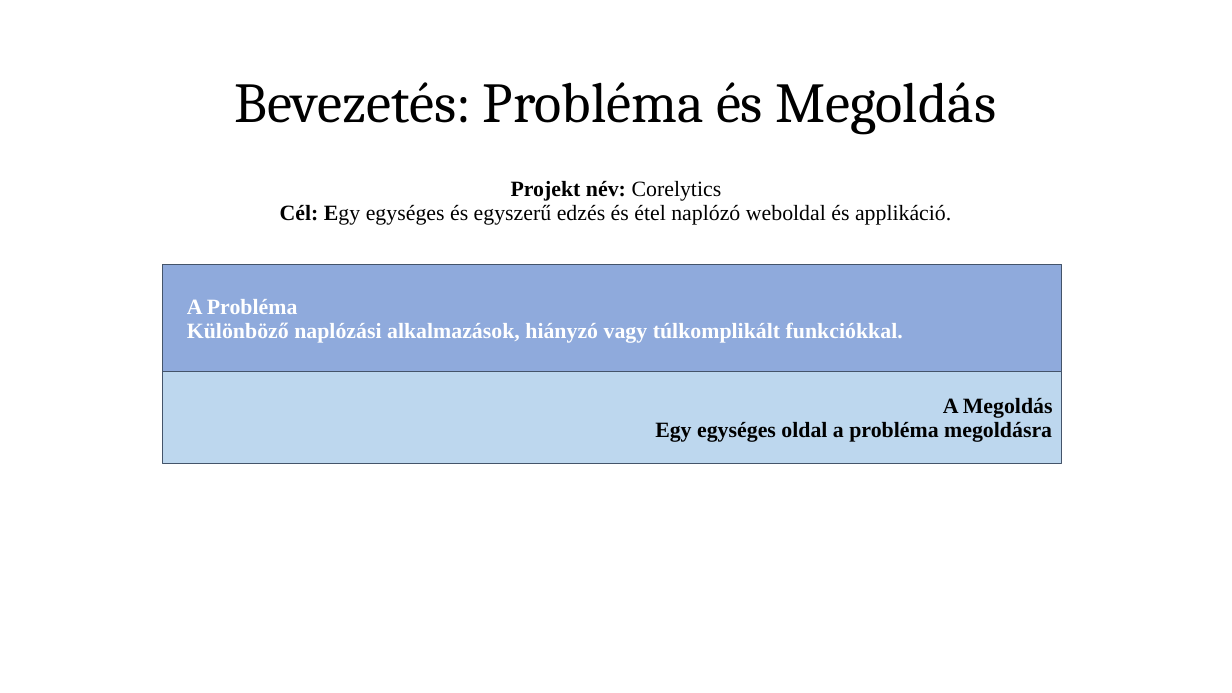
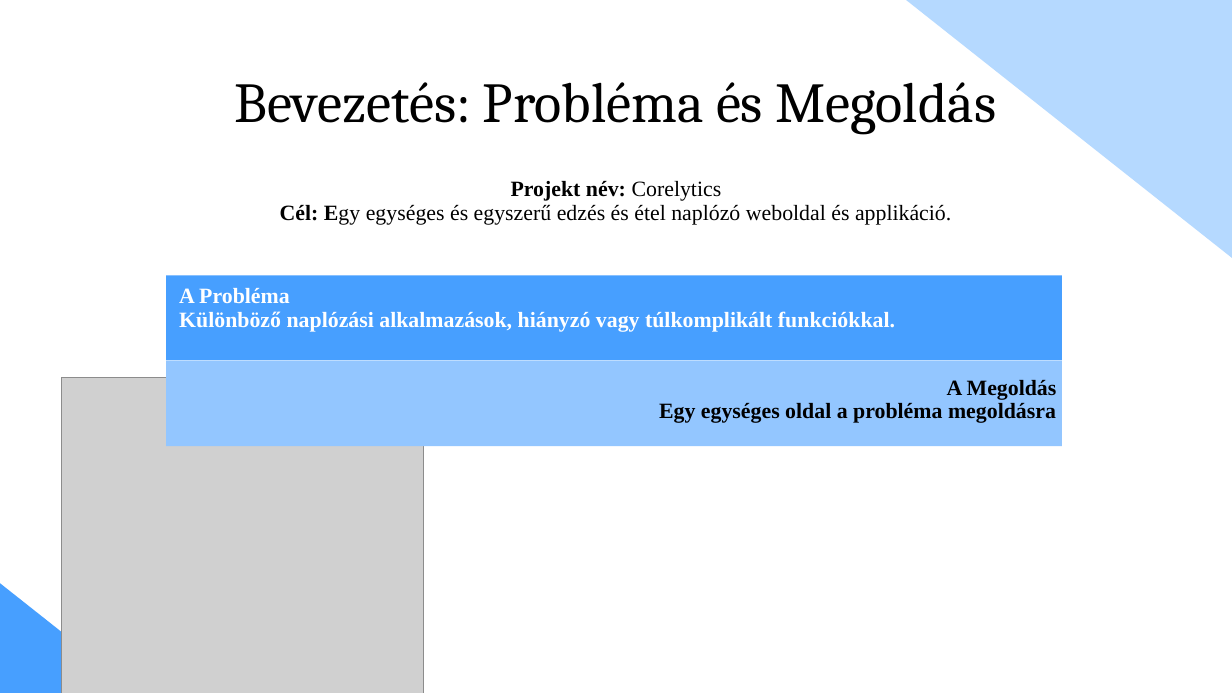
Before and after one commit to tomex1337/13_S1_6_vizsgaremek, a slide deck: slide 2 of docs/Prezentáció/Corelytics presentation.pptx. Drawn at 1232x693 pixels with LibreOffice and Linux fonts; fonts in the diff are those of the drawing; grey boxes stand for pictures. Boxes give left, top, right and bottom in pixels: in the first picture for what was removed or moved away, otherwise in the second. Text is boxed around its words. In the diff, an @@ line names an element or a change of style, - is before the commit and + after.

```diff
--- a/docs/Prezentáció/Corelytics presentation.pptx
+++ b/docs/Prezentáció/Corelytics presentation.pptx
@@ rectangle added at bbox=[906, 0, 1232, 270], fill #B5D9FF @@
@@ text "A Probléma Különböző naplózási alkalmazások, ...": place and size @@
-text "A Probléma Különböző naplózási alkalmazások, ..." at bbox=[187, 299, 903, 343]
+text "A Probléma Különböző naplózási alkalmazások, ..." at bbox=[179, 288, 895, 332]
@@ rectangle: place and size @@
-rectangle at bbox=[163, 264, 1063, 451]
+rectangle at bbox=[166, 275, 1063, 360]
@@ rectangle at bbox=[166, 275, 1063, 360]: fill #8FAADC to #479FFF; outline #44546A 0.75 pt to none @@
@@ picture added at bbox=[62, 377, 424, 693] @@
@@ text "A Megoldás Egy egységes oldal ...": place and size @@
-text "A Megoldás Egy egységes oldal ..." at bbox=[655, 398, 1053, 442]
+text "A Megoldás Egy egységes oldal ..." at bbox=[659, 380, 1057, 423]
@@ rectangle: place and size @@
-rectangle at bbox=[163, 372, 1063, 463]
+rectangle at bbox=[166, 361, 1063, 446]
@@ rectangle at bbox=[166, 361, 1063, 446]: fill #BDD7EE to #93C6FF; outline #44546A 0.75 pt to none @@
@@ rectangle added at bbox=[0, 575, 153, 693], fill #479FFF @@
```
Also in this commit, not shown: 10 other slides changed, 1 slide added, 1 slide removed.
